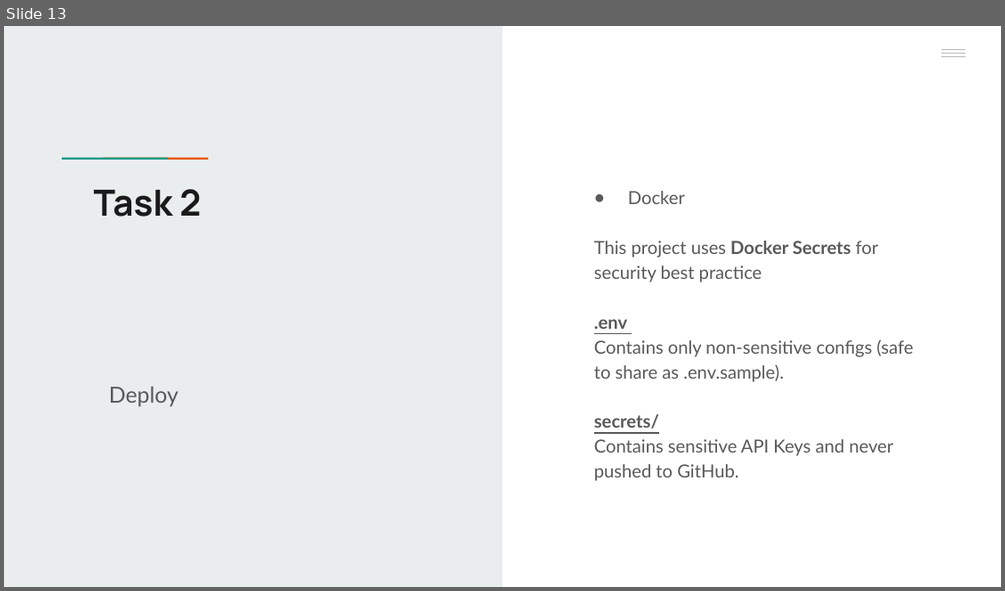
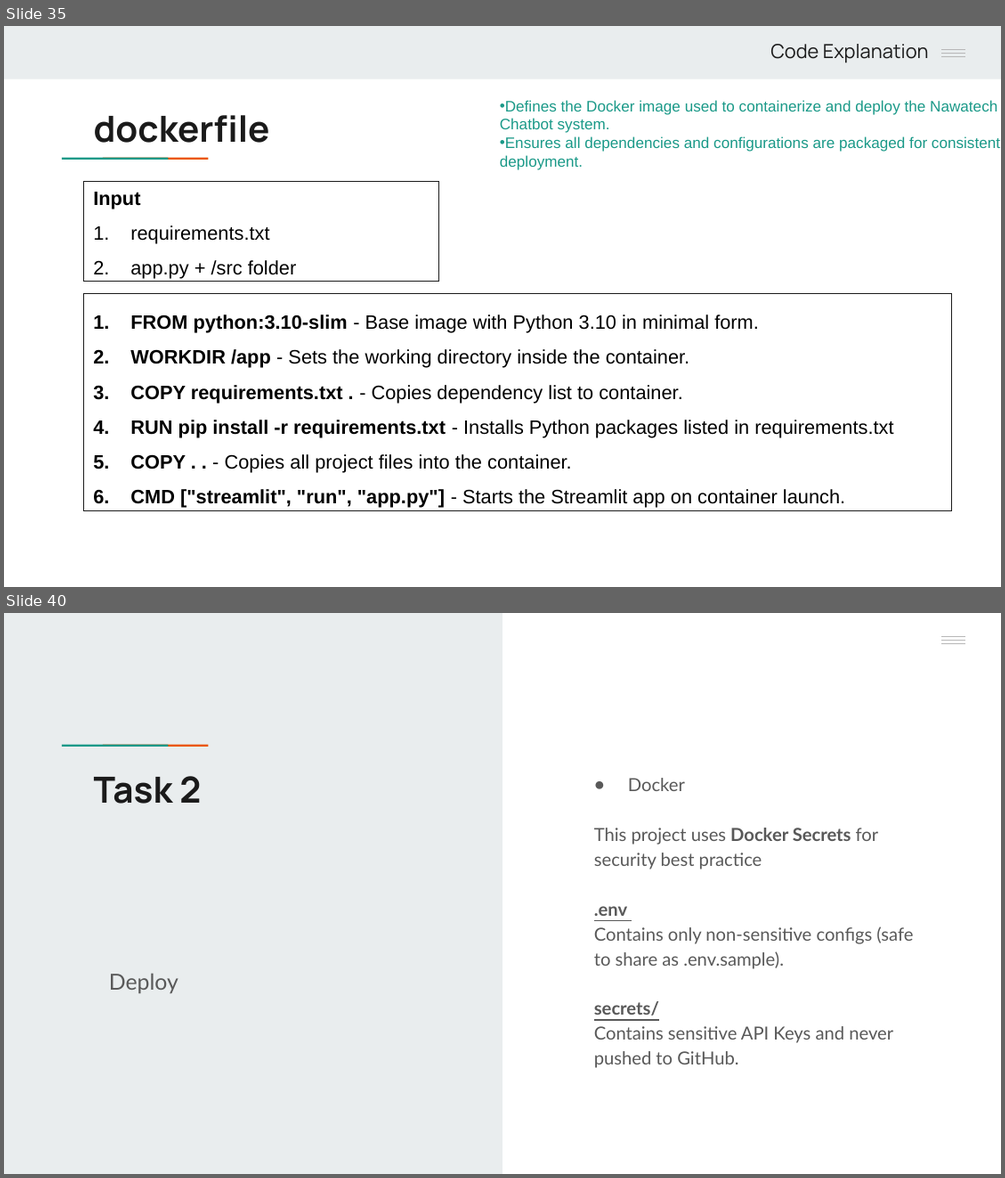
Before and after one commit to handamn/Nawatech-Machine_Learning_Engineer, a slide deck: task_2/Case2 Presentation.pptx. Shown one above the other, each under a label of ours: slide 13 before the commit, slides 35 and 40 after it; the slides between them are not shown. The pictures are 1005x591 and 1005x1178 pixels, drawn with LibreOffice and Linux fonts; fonts in the diff are those of the drawing. Boxes give left, top, right and bottom in pixels: in the first picture for what was removed or moved away, otherwise in the second. Text is boxed around its words. In the diff, an @@ line names an element or a change of style, - is before the commit and + after.

```diff
--- a/task_2/Case2 Presentation.pptx
+++ b/task_2/Case2 Presentation.pptx
@@ slide 35 added at <box>4,26,1001,587</box>, background #FFFFFF; not listed: 5 template elements that a slide beside it also shows @@
@@ rectangle added at <box>4,26,1001,79</box>, fill #E9EDEE @@
@@ text added at <box>770,44,929,63</box>, 14 pt, text #1A1A1A @@
+Code Explanation
@@ rectangle added at <box>907,26,1001,76</box>, fill #E9EDEE @@
@@ text added at <box>500,100,1000,170</box>, 11 pt, text #1A9988 @@
+• Defines the Docker image used to containerize and deploy the Nawatech Chatbot system.
+• Ensures all dependencies and configurations are packaged for consistent deployment.
@@ title added at <box>94,115,270,143</box>, 26 pt, text #1A1A1A, bold @@
+dockerfile
@@ rectangle added at <box>84,182,438,281</box>, outline #1A1A1A 0.75 pt, 14 pt, text #000000 @@
+Input
+1. requirements.txt
+2. app.py + /src folder
@@ rectangle added at <box>84,293,952,510</box>, outline #1A1A1A 0.75 pt, 14 pt, text #000000 @@
+1. FROM python:3.10-slim - Base image with Python 3.10 in minimal form.
+2. WORKDIR /app - Sets the working directory inside the container.
+3. COPY requirements.txt . - Copies dependency list to container.
+4. RUN pip install -r requirements.txt - Installs Python packages listed in requirements.txt
+5. COPY . . - Copies all project files into the container.
+6. CMD ["streamlit", "run", "app.py"] - Starts the Streamlit app on container launch.
@@ what was slide 13 is now slide 40 @@
```
Also in this commit, not shown: 2 slides changed, 27 other slides added, 1 slide removed, 1 other file.
